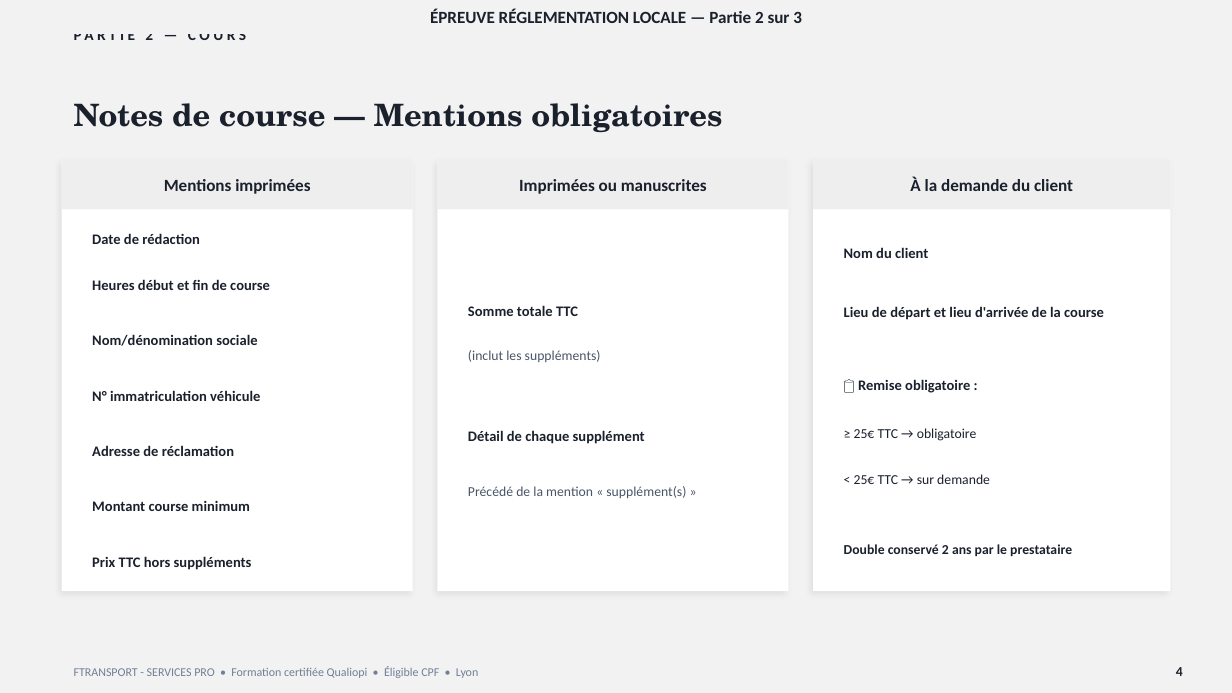
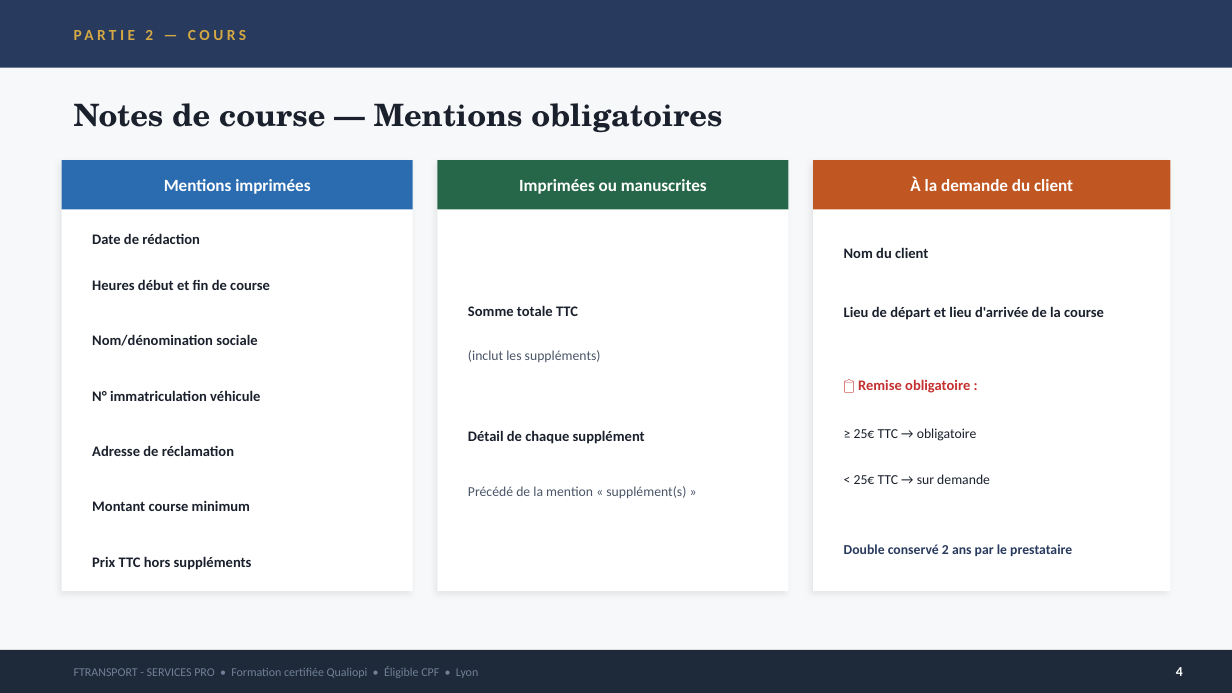
Before and after one commit to nanouf69/insight-learn-manage, a slide deck: slide 4 of public/cours/vtc/F_Locale_2.pptx. Drawn at 1232x693 pixels with LibreOffice and Linux fonts; fonts in the diff are those of the drawing. Boxes give left, top, right and bottom in pixels: in the first picture for what was removed or moved away, otherwise in the second. Text is boxed around its words. In the diff, an @@ line names an element or a change of style, - is before the commit and + after.

```diff
--- a/public/cours/vtc/F_Locale_2.pptx
+++ b/public/cours/vtc/F_Locale_2.pptx
@@ background #F2F2F2 to #F7F8FA @@
@@ rectangle added at <box>0,0,1232,68</box>, fill #283A5E @@
@@ text "PARTIE 2 — COURS" at <box>145,30,153,40</box>: text colour #1A202C to #D4A843 @@
@@ text removed at <box>430,9,802,23</box> @@
-ÉPREUVE RÉGLEMENTATION LOCALE — Partie 2 sur 3
@@ rectangle at <box>62,160,413,209</box>: fill #EEEEEE to #2B6CB0 @@
@@ rectangle at <box>437,160,788,209</box>: fill #EEEEEE to #276749 @@
@@ rectangle at <box>813,160,1170,209</box>: fill #EEEEEE to #C05621 @@
@@ text at <box>844,544,1072,556</box>: text colour #1A202C to #C53030 in "📋 Remise obligatoire :"; text colour #1A202C to #283A5E in "Double conservé 2 ans par le prestataire" @@
@@ rectangle at <box>0,650,1232,693</box>: fill #F2F2F2 to #1E2A3A @@
@@ text colour #1A202C to #FFFFFF in 4 elements at <box>164,179,310,194</box>, <box>519,179,707,194</box>, <box>910,177,1073,191</box>, <box>1176,667,1183,676</box> @@
```
Also in this commit, not shown: 13 other slides changed, 3 other files.
